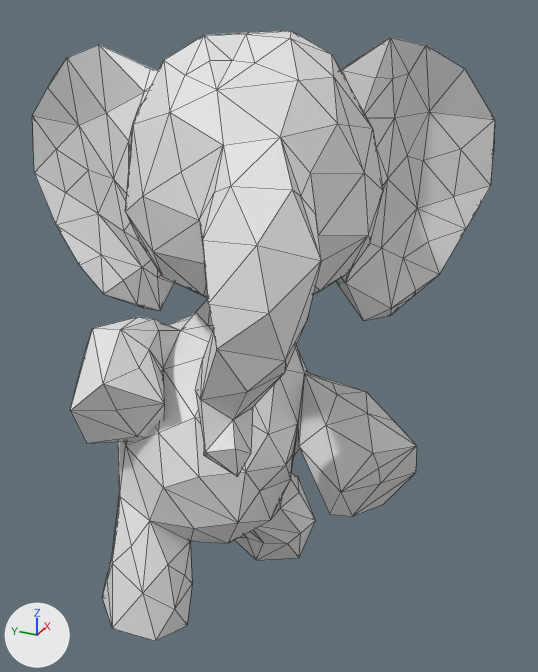
The OBJ model meshes/elephant/elephant00403.obj: old version first, new version second.
Before and after are seen from a 50 mm lens placed at (-1.73, -1.17, 1.05), pointed at (0.45, -0.19, -0.04). The lights are fixed; the arrows at lower left show +X, +Y and +Z. Mesh edges are drawn as thin lines. Where no turn or scale is listed for an object, it has been applied to the vertices.

In view in the first picture: 'elephant00403'.
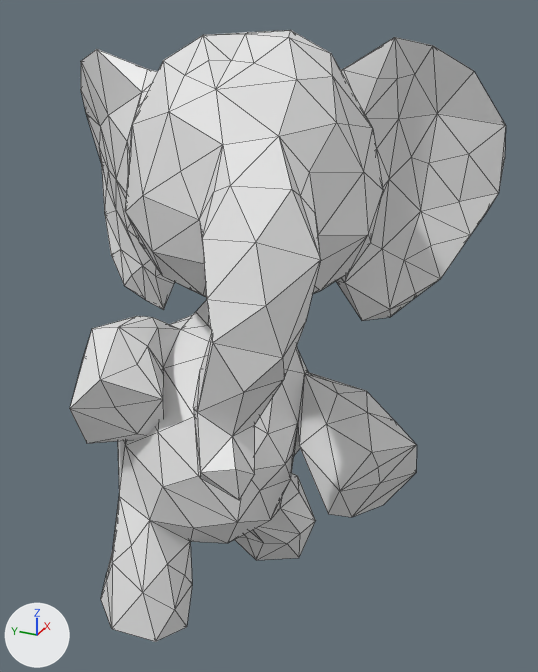
The change in detail:
me_elephant00403 is used by ob_elephant00403; location (0.0, 0.0, 0.0).
me_elephant00403 had 397 vertices, 790 faces and spanned x -0.28..1.07, y -0.8..0.8, z -1.01..0.95.
me_elephant00403 now has 397 vertices, 790 faces and spans x -0.31..1.01, y -0.84..0.75, z -1.01..0.95.
me_elephant00403 part 1: 56 of 397 vertices moved; they spanned x 0.36..0.58, y 0.21..0.8, z -0.05..0.9 and now span x 0.36..0.84, y 0.22..0.75, z -0.05..0.89; mean shift (0.11, -0.01, -0.01); largest move (0.49, 0.8, 0.44) -> (0.83, 0.75, 0.42).
me_elephant00403 part 2: 54 of the vertices in x 0.72..1.07, y -0.8..-0.26, z -0.06..0.93 are multiplied about their middle by the matrix ((0.971, 0.119, -0.021), (-0.131, 1.016, -0.032), (0.01, 0.03, 1.002)), then moved by (-0.02, -0.02, 0.0).
me_elephant00403 part 3: 38 of 397 vertices moved; they spanned x -0.28..0.14, y -0.54..0.22, z -0.29..0.52 and now span x -0.31..0.14, y -0.55..0.22, z -0.27..0.53; mean shift (-0.04, -0.02, 0.01); largest move (-0.18, -0.37, -0.18) -> (-0.28, -0.43, -0.17).

Changed parts and their boxes (x1, y1, x2, y2) in the pictures (538 x 672 px; the box of a moved part takes in the faces that stretch with it):
'elephant00403', reshaped: before (32, 31, 495, 641); after (70, 30, 506, 642)
part 1 of me_elephant00403, moved or reshaped: before (32, 45, 175, 311); after (81, 49, 175, 310)
part 2 of me_elephant00403, moved or reshaped: before (341, 37, 495, 321); after (340, 37, 506, 321)
part 3 of me_elephant00403, moved or reshaped: before (70, 186, 321, 477); after (70, 186, 321, 500)
